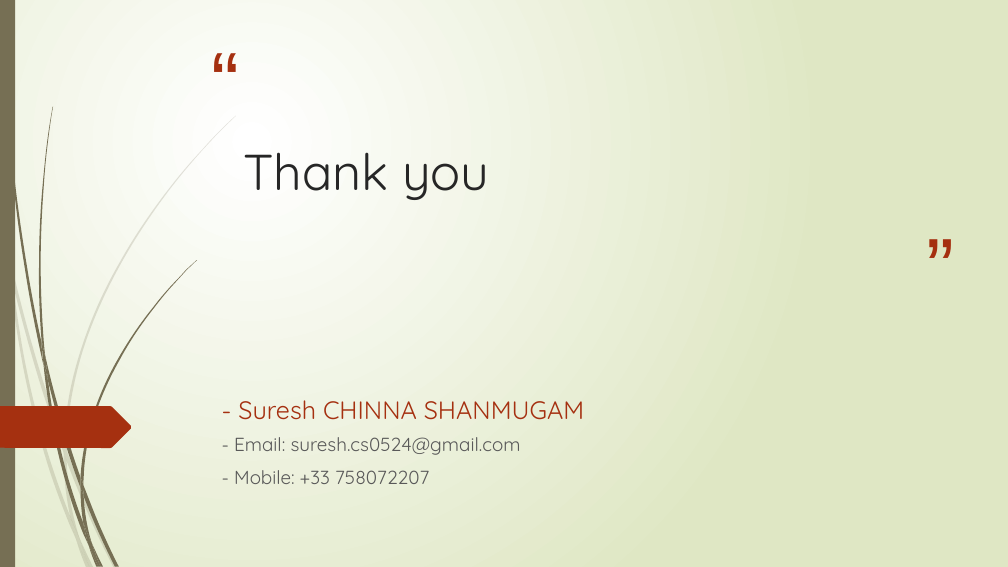
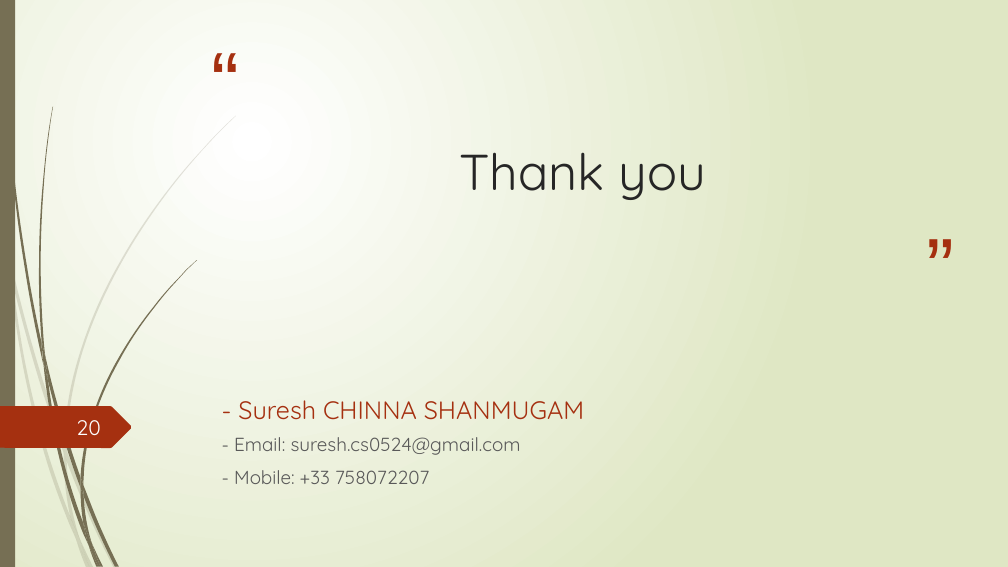
Before and after one commit to sureshcs0524/PythonProjects, a slide deck: slide 20 of Invoice Matching Application .pptx. Drawn at 1008x567 pixels with LibreOffice and Linux fonts; fonts in the diff are those of the drawing. Boxes give left, top, right and bottom in pixels: in the first picture for what was removed or moved away, otherwise in the second. Text is boxed around its words. In the diff, an @@ line names an element or a change of style, - is before the commit and + after.

```diff
--- a/Invoice Matching Application .pptx
+++ b/Invoice Matching Application .pptx
@@ title "Thank you" at [459, 152, 706, 200]: alignment left to centre @@
@@ page number added at [76, 420, 100, 435], 20 pt, text #FEFFFF @@
+20
```
Also in this commit, not shown: 19 other slides changed, 1 other file.
